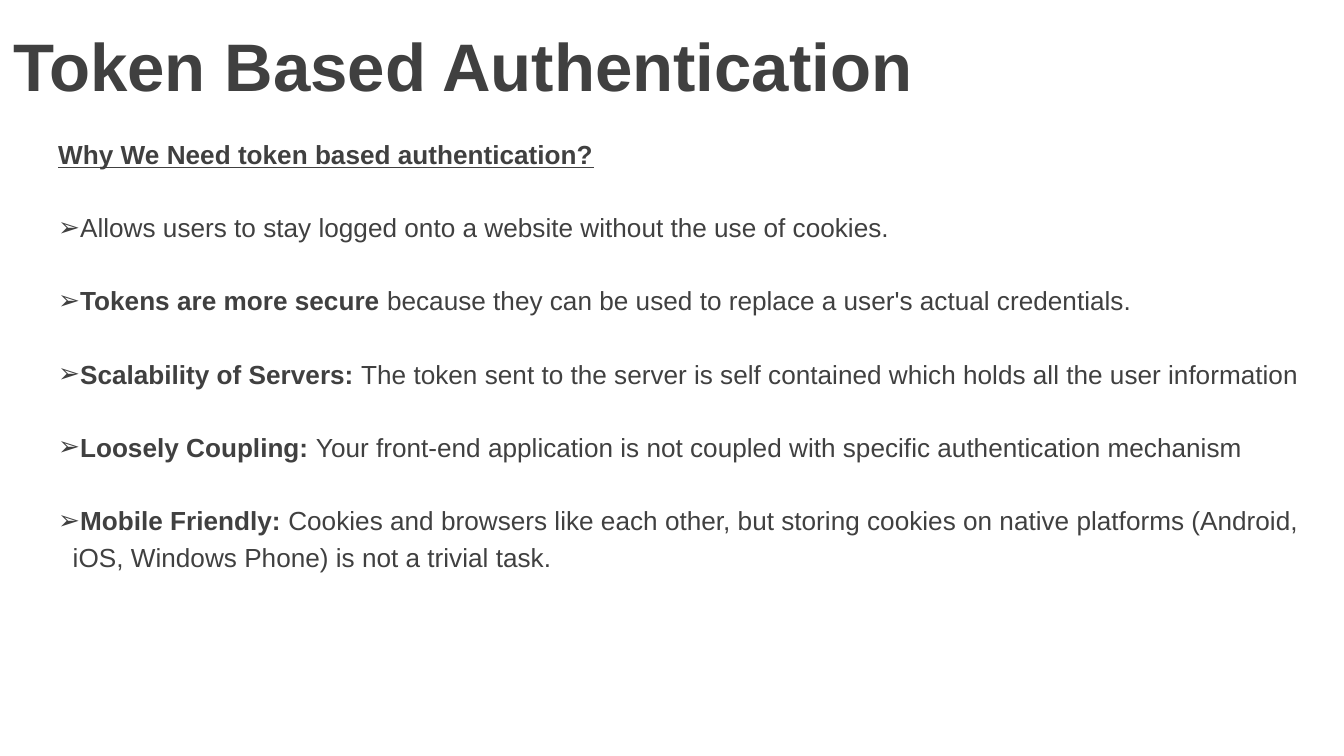
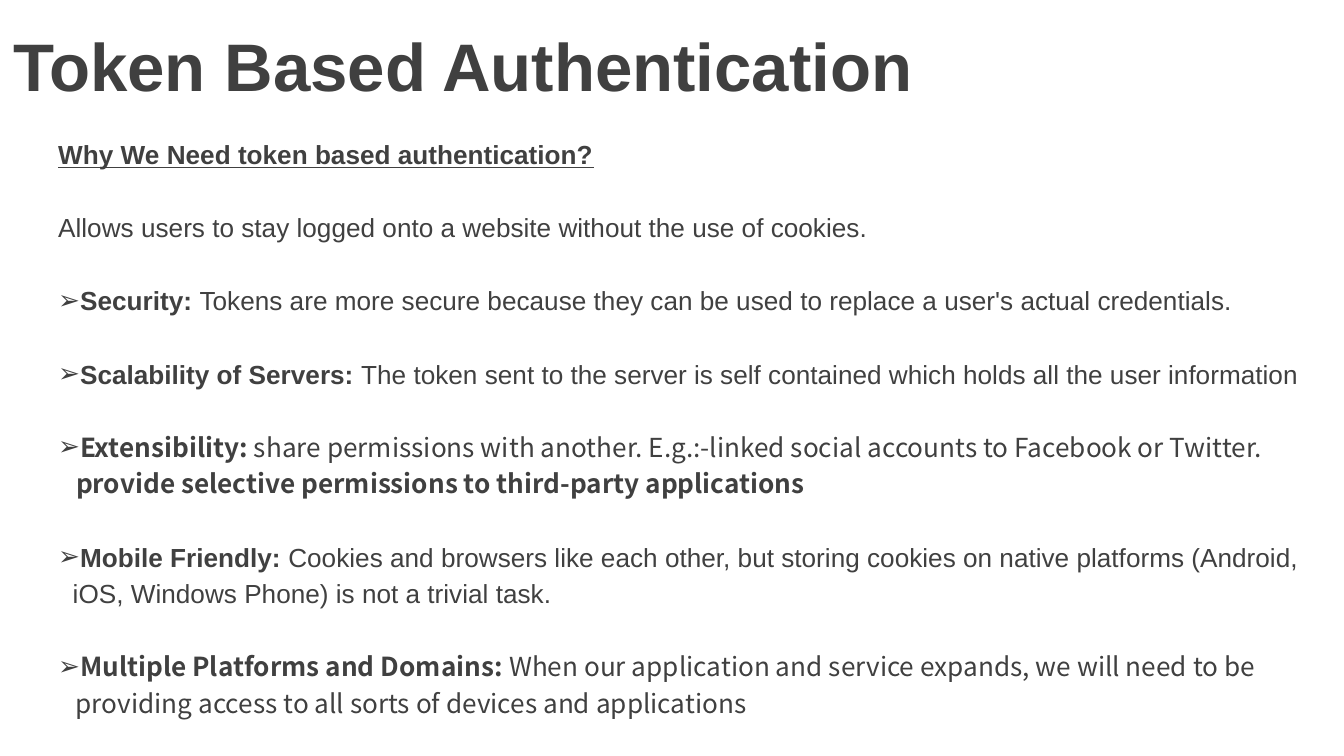
Before and after one commit to vgyureka/DotNetBig, a slide deck: slide 19 of webapiSecurity.pptx (slide 17 before the commit). Drawn at 1344x756 pixels with LibreOffice and Linux fonts; fonts in the diff are those of the drawing; background and template pictures are left out. Boxes give left, top, right and bottom in pixels: in the first picture for what was removed or moved away, otherwise in the second. Text is boxed around its words. In the diff, an @@ line names an element or a change of style, - is before the commit and + after.

Commit message:
Add files via upload
web api security - 9 MARCH 2019

```diff
--- a/webapiSecurity.pptx
+++ b/webapiSecurity.pptx
@@ text at bbox=[58, 218, 867, 243]: bullet ➢ to none @@
@@ text at bbox=[80, 291, 1232, 316]: text changed @@
-➢ Tokens are more secure because they can be used to replace a user's actual credentials.
+➢ Security: Tokens are more secure because they can be used to replace a user's actual credentials.
@@ text at bbox=[76, 436, 1262, 499]: text changed; font Arial to Noto Sans CJK KR @@
-➢ Loosely Coupling: Your front-end application is not coupled with specific authentication mechanism
+➢ Extensibility: share permissions with another. E.g.:-linked social accounts to Facebook or Twitter.
+provide selective permissions to third-party applications
@@ text at bbox=[76, 655, 1255, 720]: paragraphs added @@
+➢ Multiple Platforms and Domains: When our application and service expands, we will need to be
+providing access to all sorts of devices and applications
```
Also in this commit, not shown: 2 other slides changed, 8 slides added.
